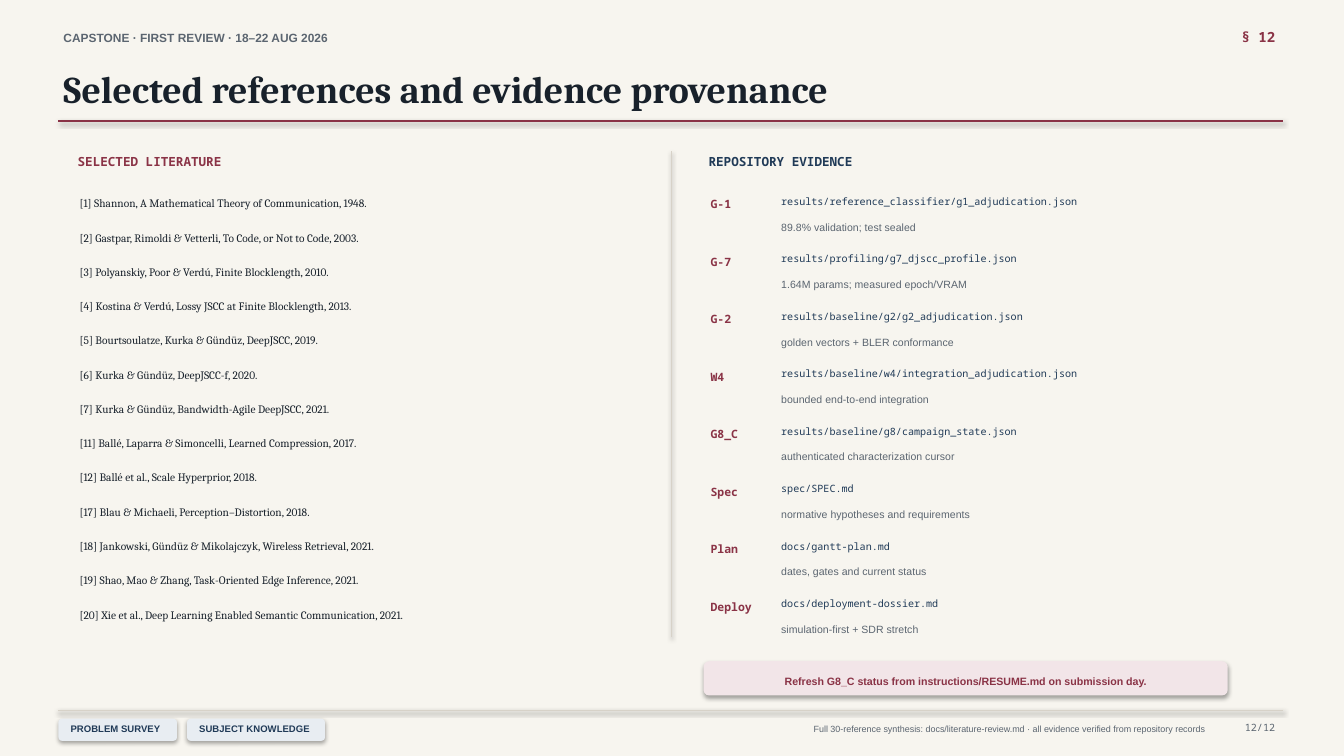
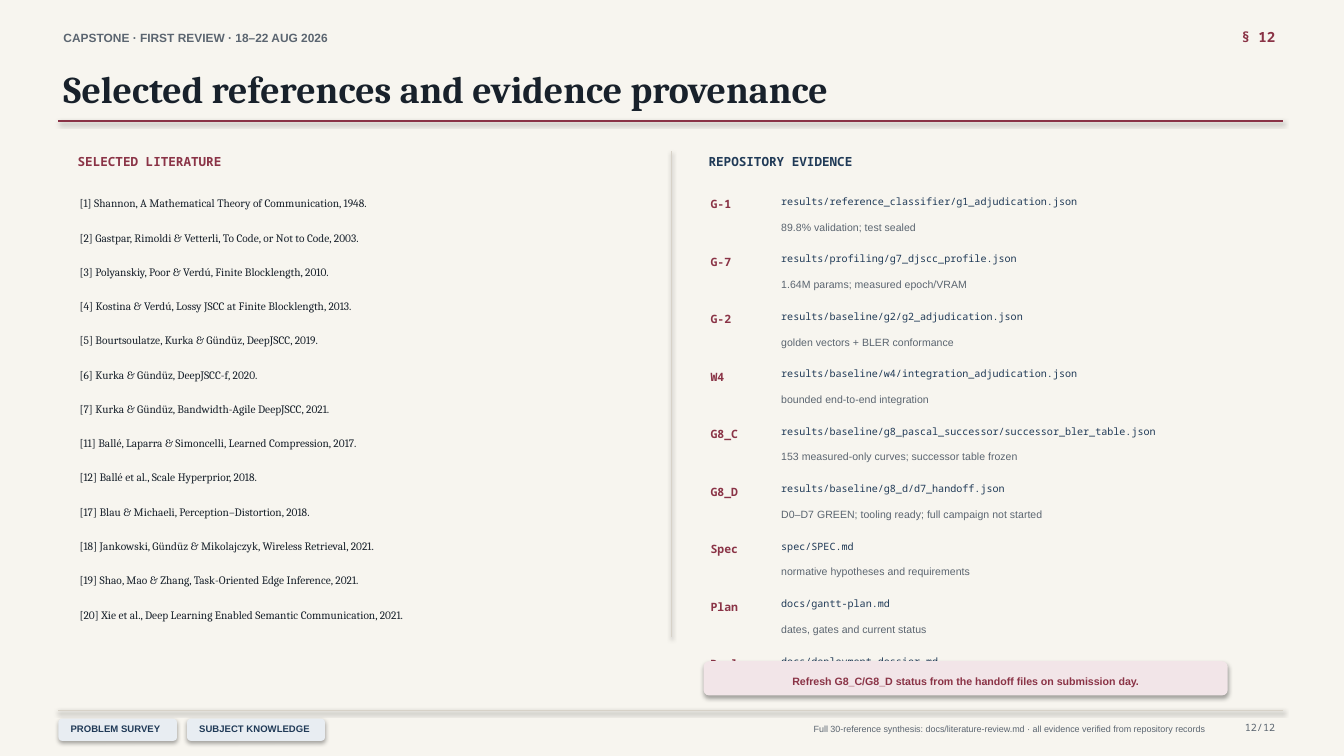
Before and after one commit to nxck2005/capstone, a slide deck: slide 12 of deliverables/review-1/semantic-communication-first-review-academic-v2.pptx. Drawn at 1344x756 pixels with LibreOffice and Linux fonts; fonts in the diff are those of the drawing. Boxes give left, top, right and bottom in pixels: in the first picture for what was removed or moved away, otherwise in the second. Text is boxed around its words. In the diff, an @@ line names an element or a change of style, - is before the commit and + after.

Commit message:
docs(review-1): refresh implementation progress

```diff
--- a/deliverables/review-1/semantic-communication-first-review-academic-v2.pptx
+++ b/deliverables/review-1/semantic-communication-first-review-academic-v2.pptx
@@ text at [781,427,1155,495]: text changed @@
-results/baseline/g8/campaign_state.json
+results/baseline/g8_pascal_successor/successor_bler_table.json
@@ text at [781,452,1017,462]: text changed @@
-authenticated characterization cursor
+153 measured-only curves; successor table frozen
@@ text added at [711,487,738,498], 8.2 pt, text #8A3346, bold @@
+G8_D
@@ text added at [781,484,1004,495], 7.2 pt, text #203A57 @@
+results/baseline/g8_d/d7_handoff.json
@@ 4 texts: place and size @@
-4 texts at [711,484,926,614]
+4 texts at [711,542,926,661]
@@ text added at [781,510,1042,520], 7.5 pt, text #5B6570 @@
+D0–D7 GREEN; tooling ready; full campaign not started
@@ 3 texts: place and size @@
-3 texts at [711,510,970,633]
+3 texts at [711,567,970,687]
@@ text at [781,599,890,610]: text changed @@
-docs/deployment-dossier.md
+docs/gantt-plan.md
@@ text at [781,657,938,661]: text changed @@
-docs/gantt-plan.md
+docs/deployment-dossier.md
@@ text at [792,677,1139,687]: text changed @@
-Refresh G8_C status from instructions/RESUME.md on submission day.
+Refresh G8_C/G8_D status from the handoff files on submission day.
```
Also in this commit, not shown: 2 other slides changed, 16 other files.
